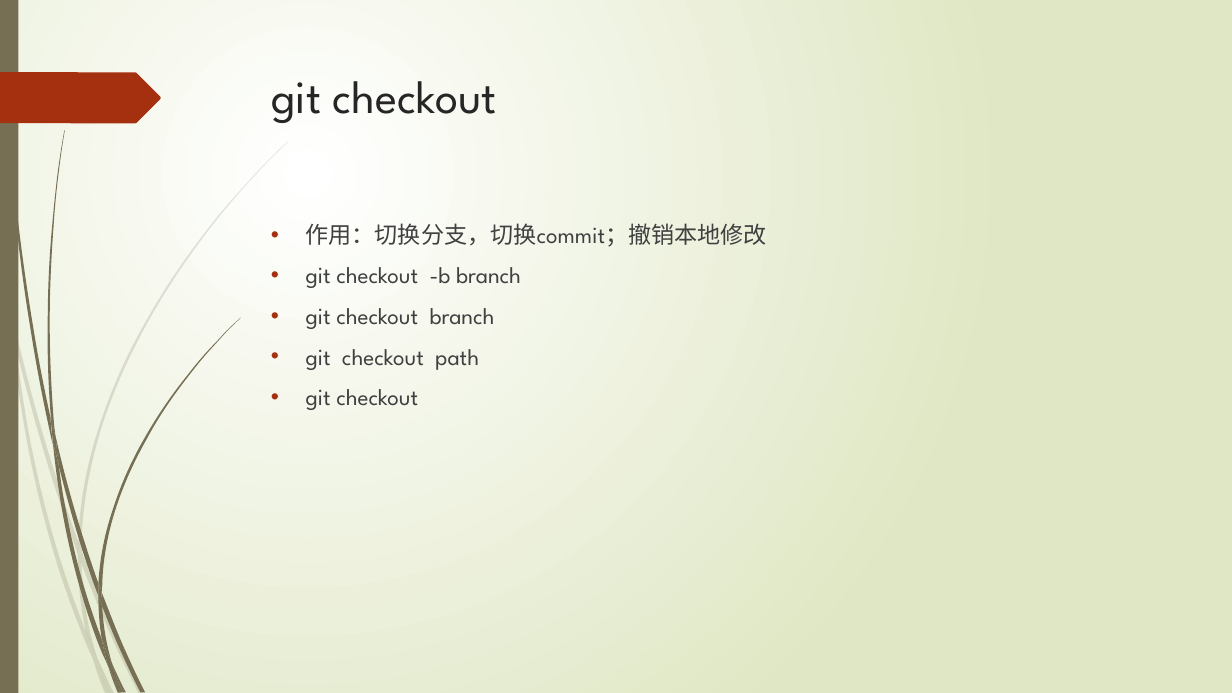
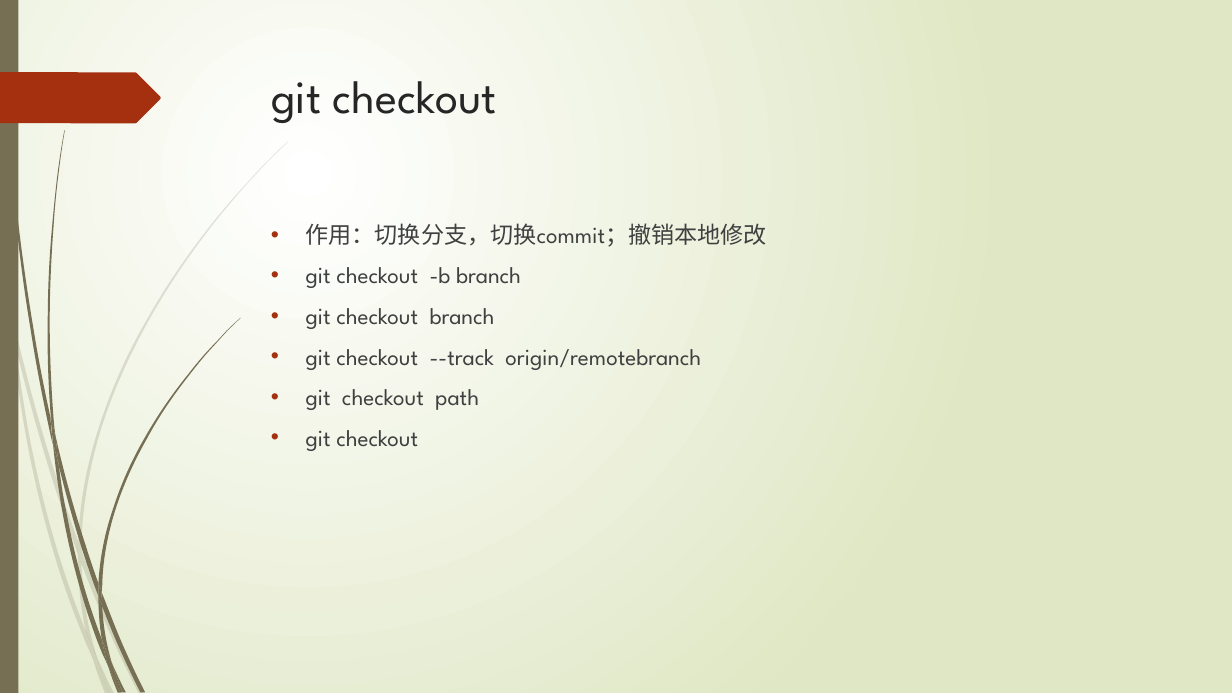
Before and after one commit to watercolor/gitppt, a slide deck: slide 22 of Git.pptx (slide 20 before the commit). Drawn at 1232x693 pixels with LibreOffice and Linux fonts; fonts in the diff are those of the drawing. Boxes give left, top, right and bottom in pixels: in the first picture for what was removed or moved away, otherwise in the second. Text is boxed around its words. In the diff, an @@ line names an element or a change of style, - is before the commit and + after.

```diff
--- a/Git.pptx
+++ b/Git.pptx
@@ text at [306, 349, 701, 370]: paragraph added @@
+• git checkout --track origin/remotebranch
```
Also in this commit, not shown: 5 other slides changed, 6 slides added.
